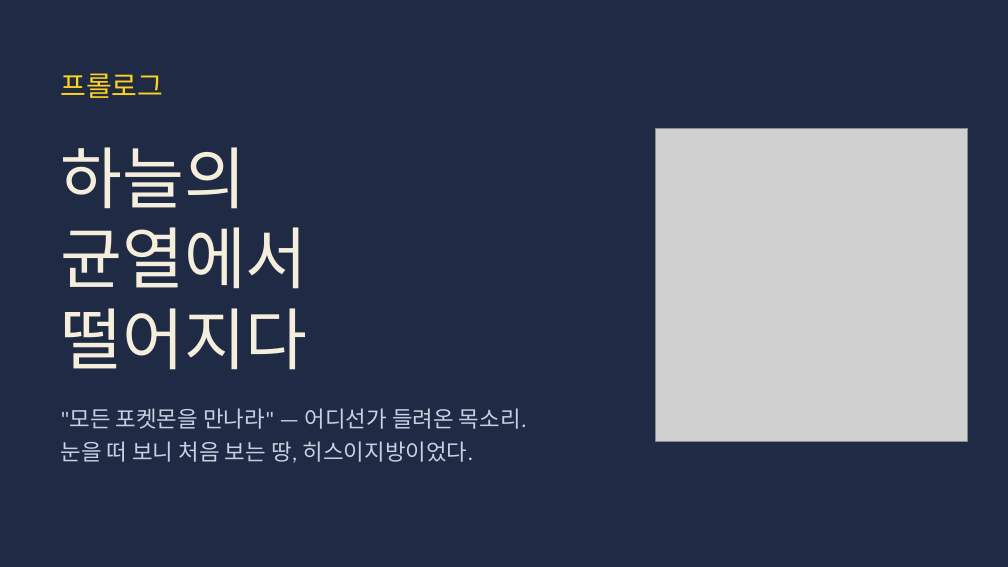
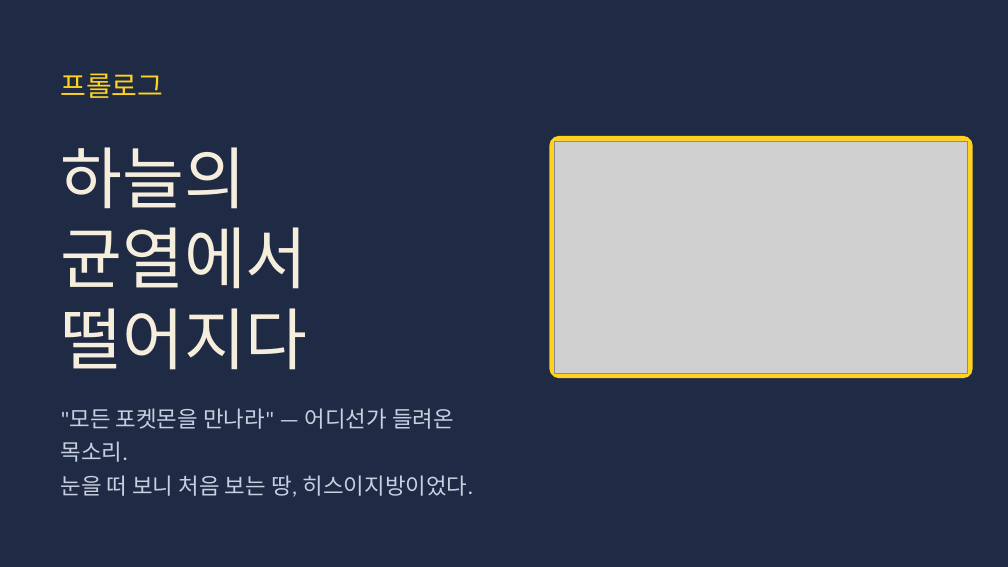
Before and after one commit to choivoo/-, a slide deck: slide 2 of 레전드_히스이_대모험_주거와도시.pptx. Drawn at 1008x567 pixels with LibreOffice and Linux fonts; fonts in the diff are those of the drawing; grey boxes stand for pictures. Boxes give left, top, right and bottom in pixels: in the first picture for what was removed or moved away, otherwise in the second. Text is boxed around its words. In the diff, an @@ line names an element or a change of style, - is before the commit and + after.

```diff
--- a/레전드_히스이_대모험_주거와도시.pptx
+++ b/레전드_히스이_대모험_주거와도시.pptx
@@ rounded rectangle added at bbox=[549, 136, 973, 379], fill #FFD21F @@
@@ picture: place and size @@
-picture at bbox=[655, 129, 968, 441]
+picture at bbox=[554, 141, 968, 373]
@@ text at bbox=[60, 408, 454, 462]: text changed @@
-"모든 포켓몬을 만나라" — 어디선가 들려온 목소리.
+"모든 포켓몬을 만나라" — 어디선가 들려온
+목소리.
```
Also in this commit, not shown: 3 other slides changed.
